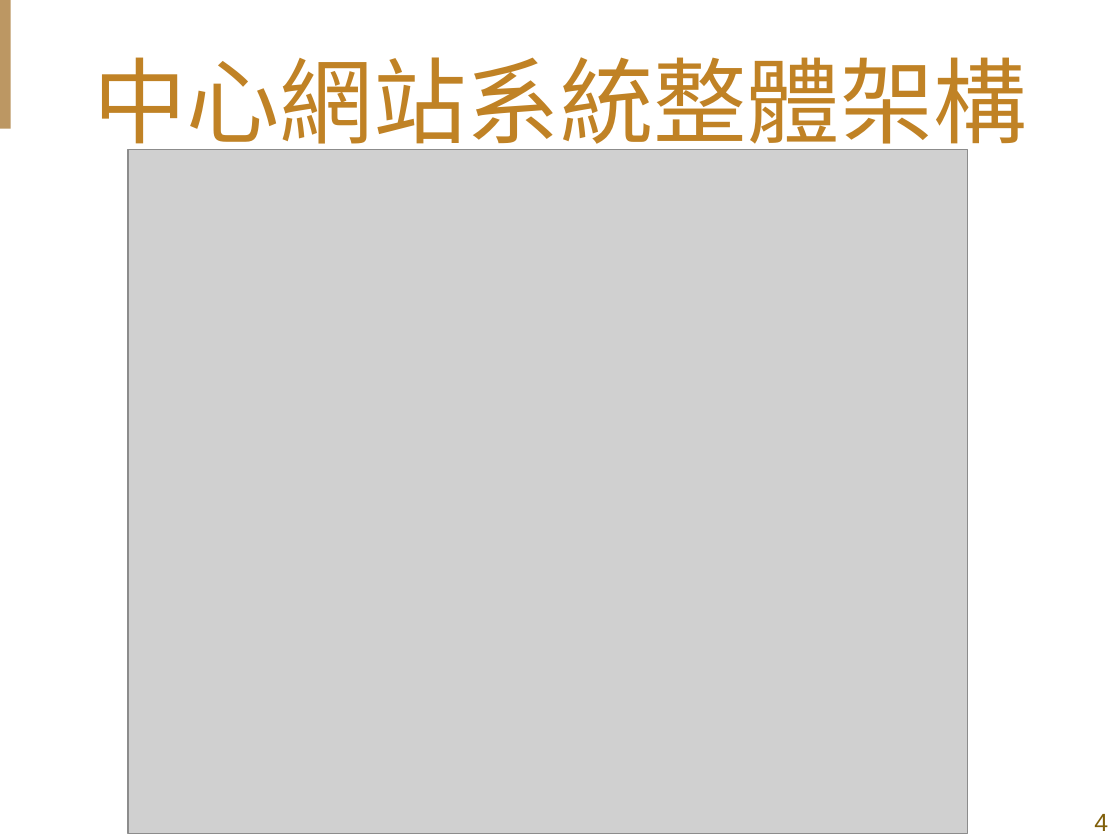
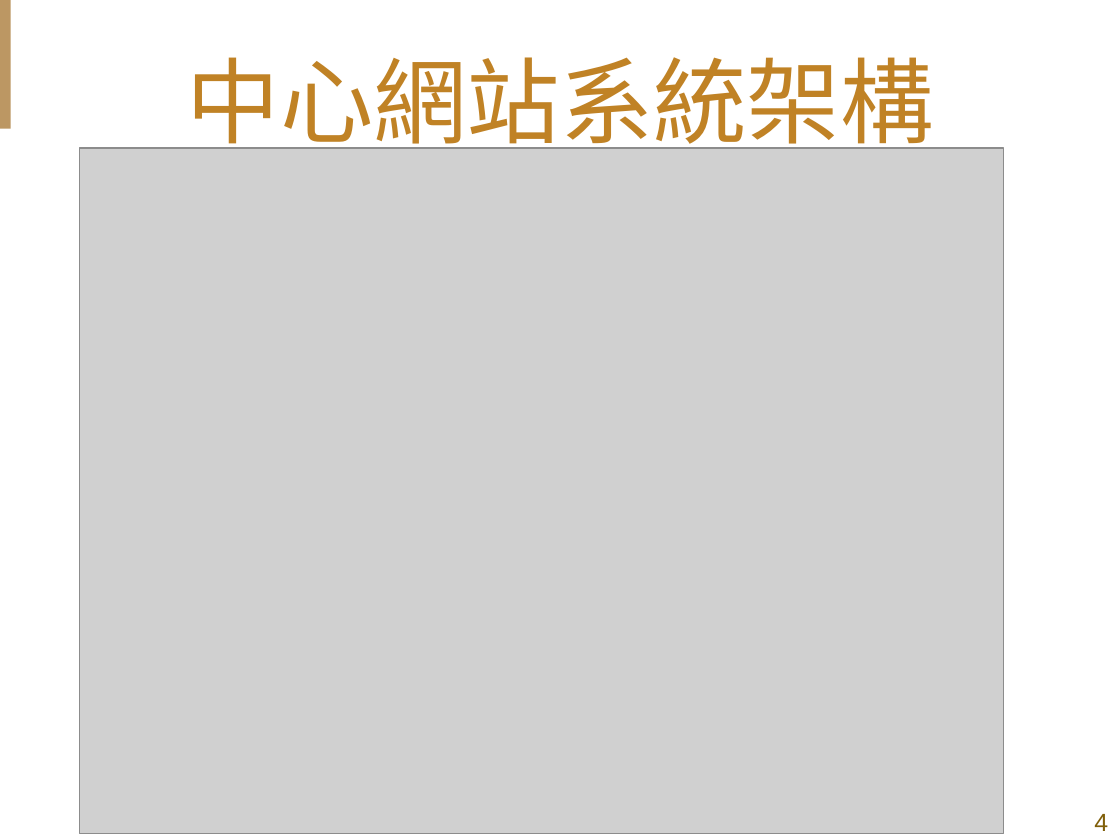
Before and after one commit to shih33/java_atguigu, a slide deck: slide 4 of 期末報告/期末簡報_施詠舜.pptx. Drawn at 1120x840 pixels with LibreOffice and Linux fonts; fonts in the diff are those of the drawing; grey boxes stand for pictures; background and template pictures are left out. Boxes give left, top, right and bottom in pixels: in the first picture for what was removed or moved away, otherwise in the second. Text is boxed around its words. In the diff, an @@ line names an element or a change of style, - is before the commit and + after.

```diff
--- a/期末報告/期末簡報_施詠舜.pptx
+++ b/期末報告/期末簡報_施詠舜.pptx
@@ title at [187,57,934,159]: text changed @@
-中心網站系統整體架構
+中心網站系統架構
@@ picture: place and size @@
-picture at [128,149,967,833]
+picture at [80,148,1004,833]
```
Also in this commit, not shown: 2 other slides changed, 4 slides added.
